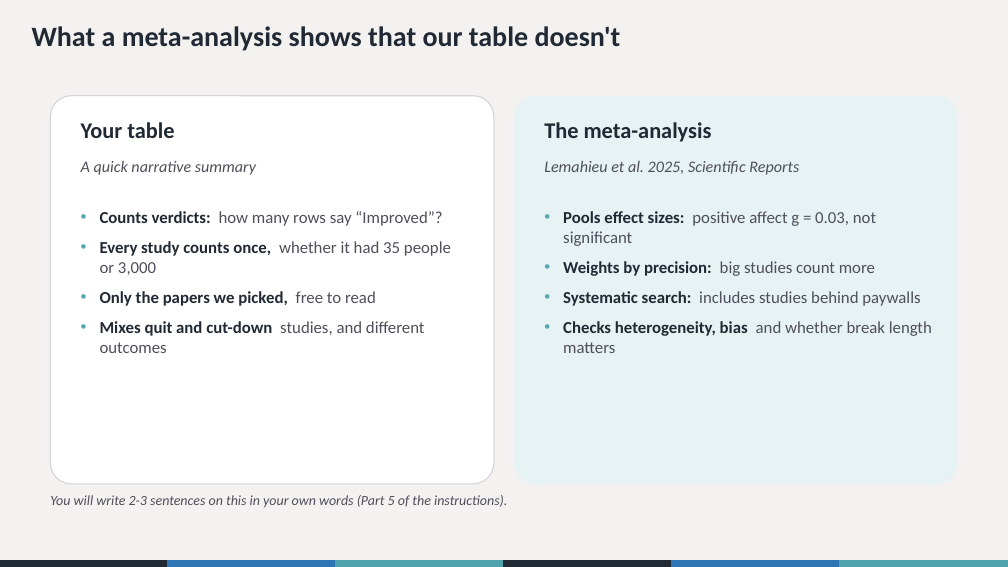
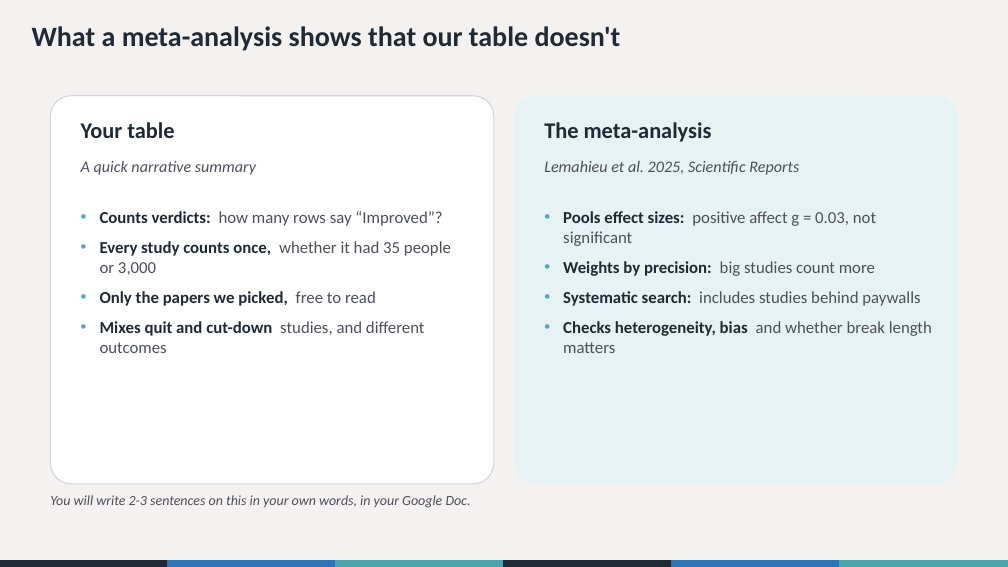
Before and after one commit to the-graph-courses/aiw_2026_t3_materials, a slide deck: slide 15 of week_03_workshop/aiw_workshop_03_slides.pptx. Drawn at 1008x567 pixels with LibreOffice and Linux fonts; fonts in the diff are those of the drawing. Boxes give left, top, right and bottom in pixels: in the first picture for what was removed or moved away, otherwise in the second. Text is boxed around its words. In the diff, an @@ line names an element or a change of style, - is before the commit and + after.

```diff
--- a/week_03_workshop/aiw_workshop_03_slides.pptx
+++ b/week_03_workshop/aiw_workshop_03_slides.pptx
@@ text at (x1=50, y1=495, x2=471, y2=508): text changed @@
-You will write 2-3 sentences on this in your own words (Part 5 of the instructions).
+You will write 2-3 sentences on this in your own words, in your Google Doc.
```
Also in this commit, not shown: 4 other slides changed, 3 other files.
